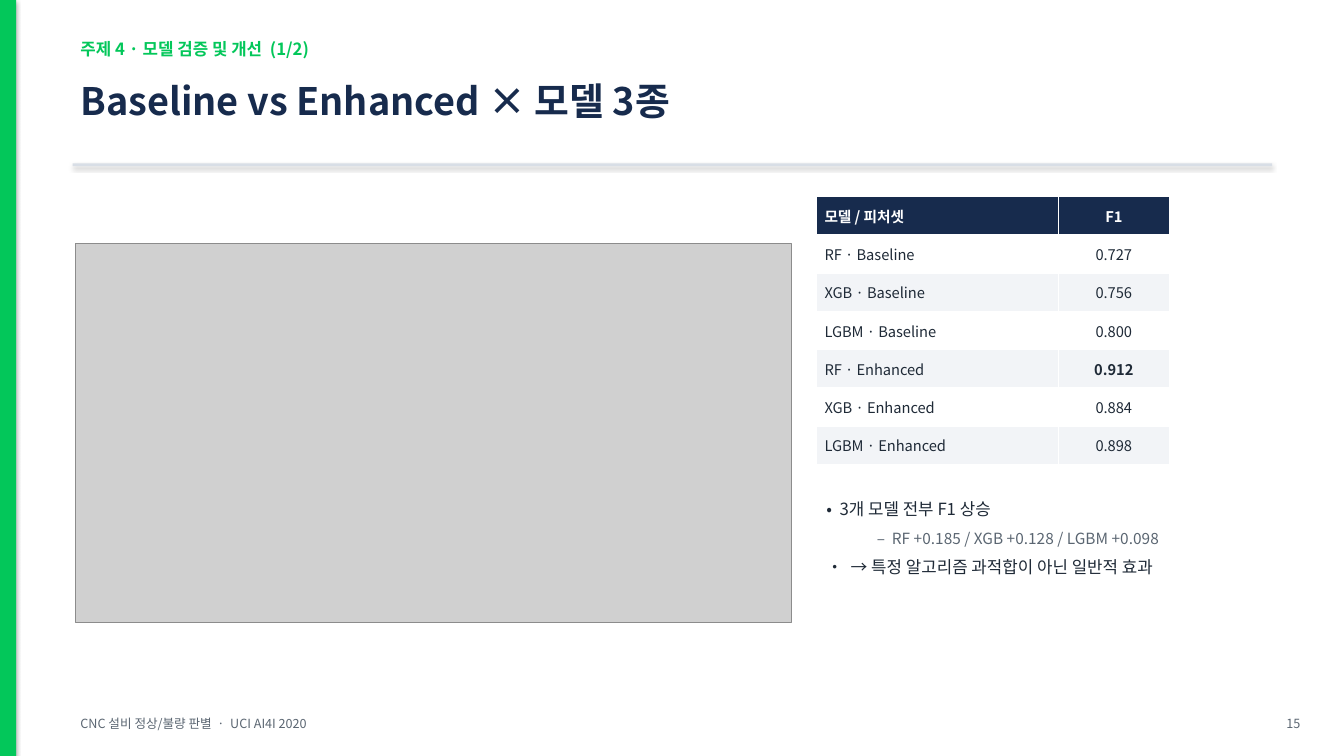
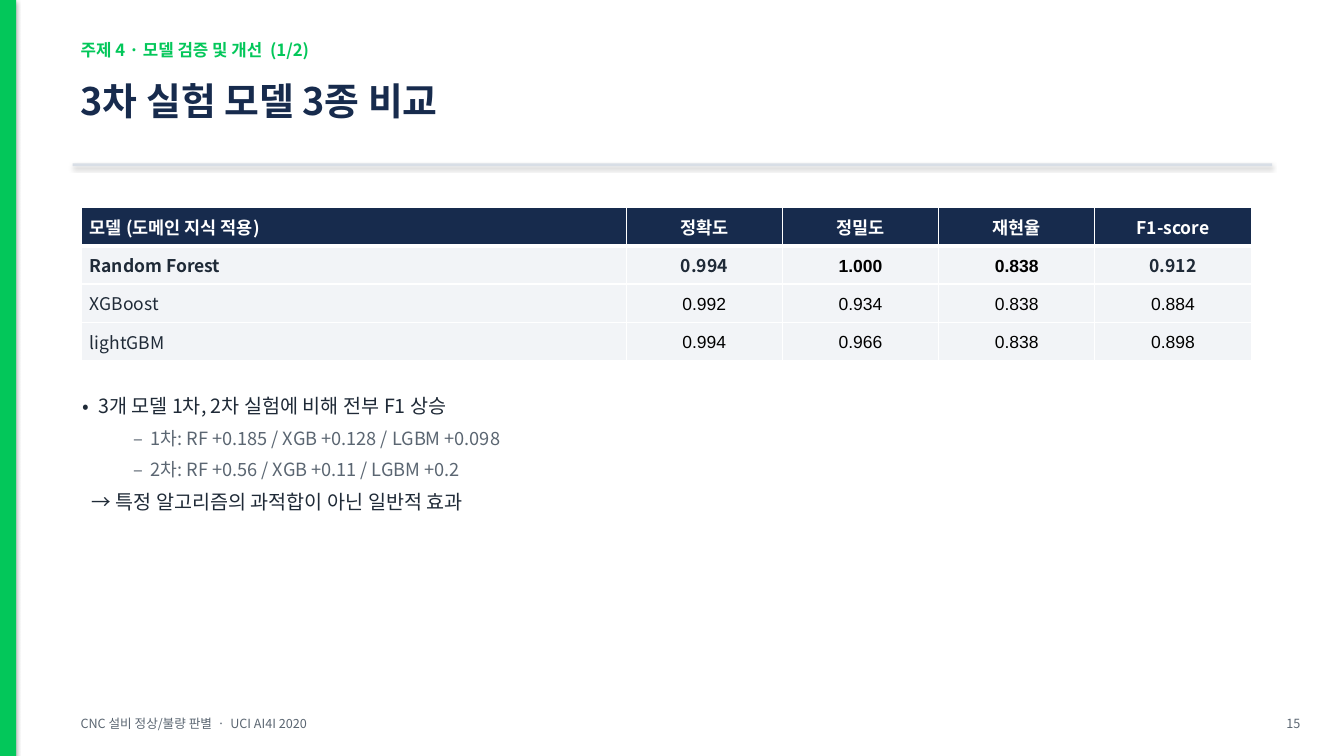
Before and after one commit to hmy7788/python_data_analyze, a slide deck: slide 16 of 발표자료_CNC설비_정상불량판별.pptx (slide 14 before the commit). Drawn at 1344x756 pixels with LibreOffice and Linux fonts; fonts in the diff are those of the drawing; grey boxes stand for pictures. Boxes give left, top, right and bottom in pixels: in the first picture for what was removed or moved away, otherwise in the second. Text is boxed around its words. In the diff, an @@ line names an element or a change of style, - is before the commit and + after.

```diff
--- a/발표자료_CNC설비_정상불량판별.pptx
+++ b/발표자료_CNC설비_정상불량판별.pptx
@@ text at <box>81,83,438,119</box>: text changed @@
-Baseline vs Enhanced × 모델 3종
+3차 실험 모델 3종 비교
@@ table added at <box>82,208,1251,538</box>, 4 rows, 5 columns @@
+모델 (도메인 지식 적용) | 정확도 | 정밀도 | 재현율 | F1-score
+Random Forest | 0.994 | 1.000 | 0.838 | 0.912
+XGBoost | 0.992 | 0.934 | 0.838 | 0.884
+lightGBM | 0.994 | 0.966 | 0.838 | 0.898
@@ table removed at <box>817,197,1170,465</box>, 7 rows, 2 columns @@
-모델 / 피처셋 | F1
-RF · Baseline | 0.727
-XGB · Baseline | 0.756
-LGBM · Baseline | 0.800
-RF · Enhanced | 0.912
-XGB · Enhanced | 0.884
-LGBM · Enhanced | 0.898
@@ picture removed at <box>76,244,791,623</box> @@
@@ text at <box>98,396,500,511</box>: text changed; size 12 to 13 pt; text colour #1F2A37 to #5B6672 @@
-• 3개 모델 전부 F1 상승
-  – RF +0.185 / XGB +0.128 / LGBM +0.098
-• → 특정 알고리즘 과적합이 아닌 일반적 효과
+• 3개 모델 1차, 2차 실험에 비해 전부 F1 상승
+  – 1차: RF +0.185 / XGB +0.128 / LGBM +0.098
+  – 2차: RF +0.56 / XGB +0.11 / LGBM +0.2
+→ 특정 알고리즘의 과적합이 아닌 일반적 효과
```
Also in this commit, not shown: 16 other slides changed, 5 slides added, 1 slide removed, 3 other files.
